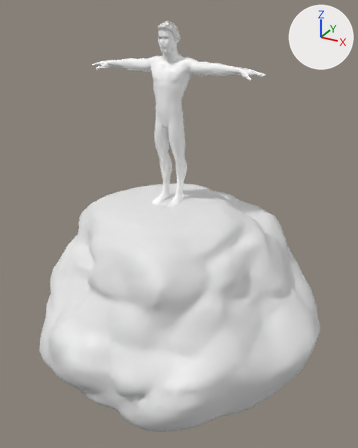
A saved change to the FBX model assets/models/me_on_hill.fbx.
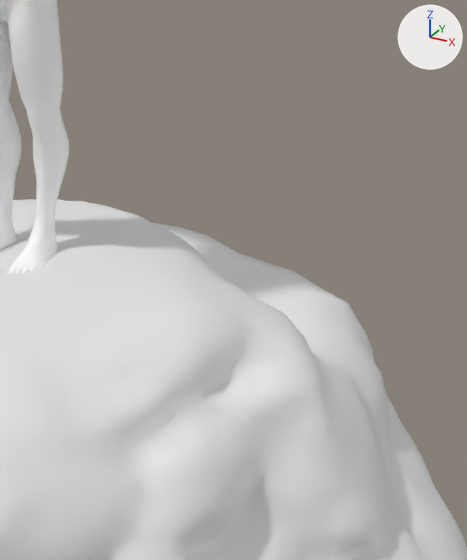
Each version is shown whole from a 50 mm camera at (5.03, -8.75, 3.91) aimed at (0.33, -0.21, -0.36), then close up on the part from 46% to 87% of the width and 27% to 66% of the height. The lights are fixed; the arrows at upper right show +X, +Y and +Z. The first two pictures are the older version. Where no turn or scale is listed for an object, it has been applied to the vertices.

In view in the first close-up: 'Body', 'Icosphere'.
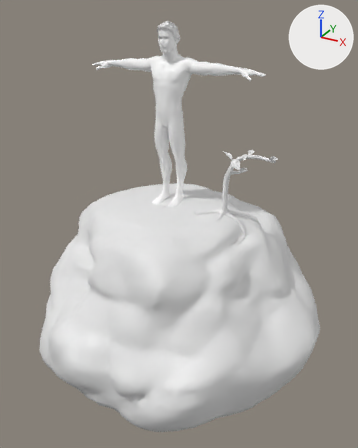
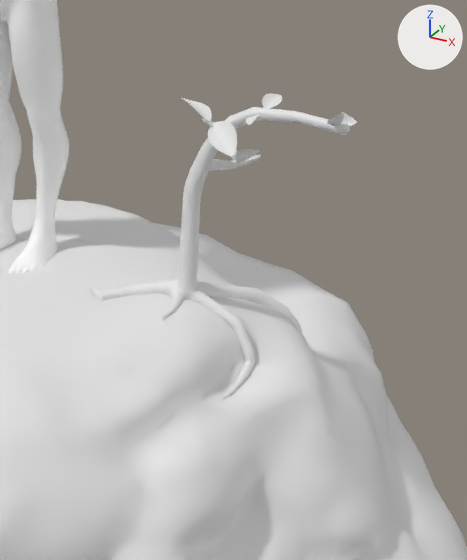
Location of each change, [x1, y1, x2, y2] in pixels of the close-ups (467 x 560 px):
'Cylinder.006', added
    after: [89, 93, 357, 399]

Edits to the bpy script that builds the scene:
```text
Add me_cylinder_007:
    me_cylinder_007.from_pydata(...)  # 2733 vertices, 3964 faces; spans x -0.83..0.75, y -0.42..0.75, z -1.69..0.16
Add ob_cylinder_006:
    ob_cylinder_006 = bpy.data.objects.new('Cylinder.006', me_cylinder_007)
    ob_cylinder_006.location = (1.606, -0.229, 1.274)
```
